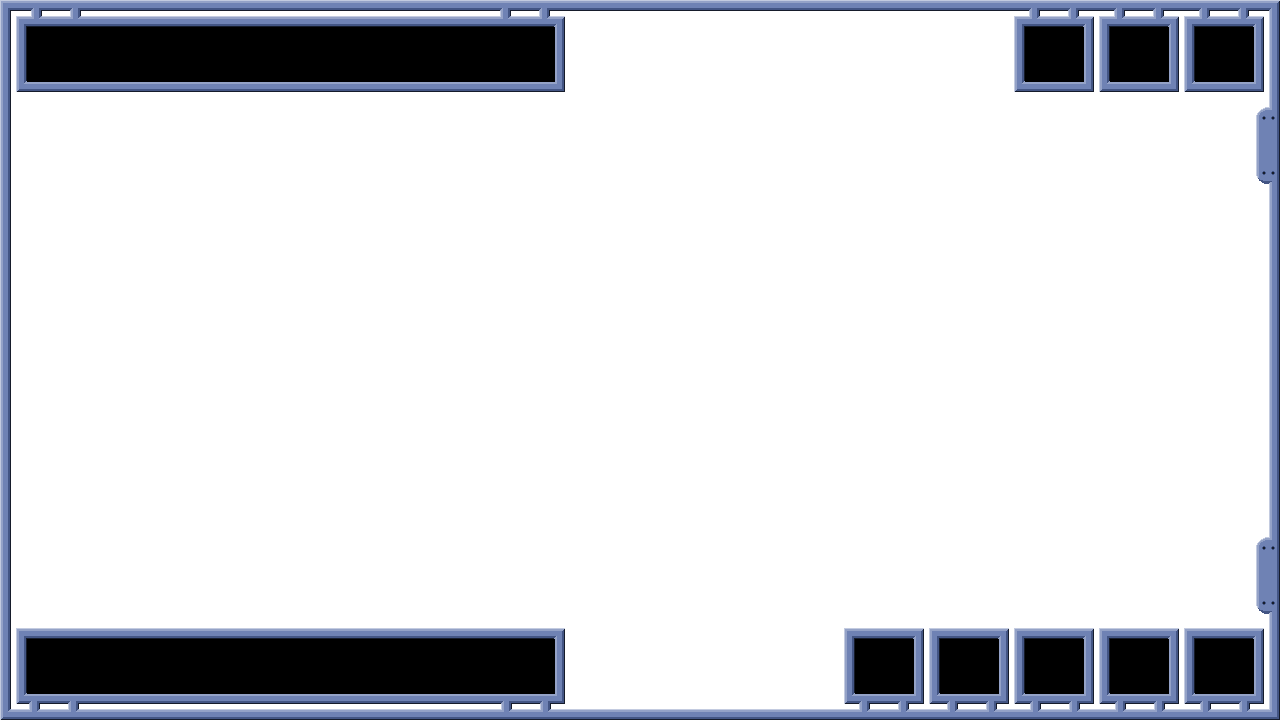
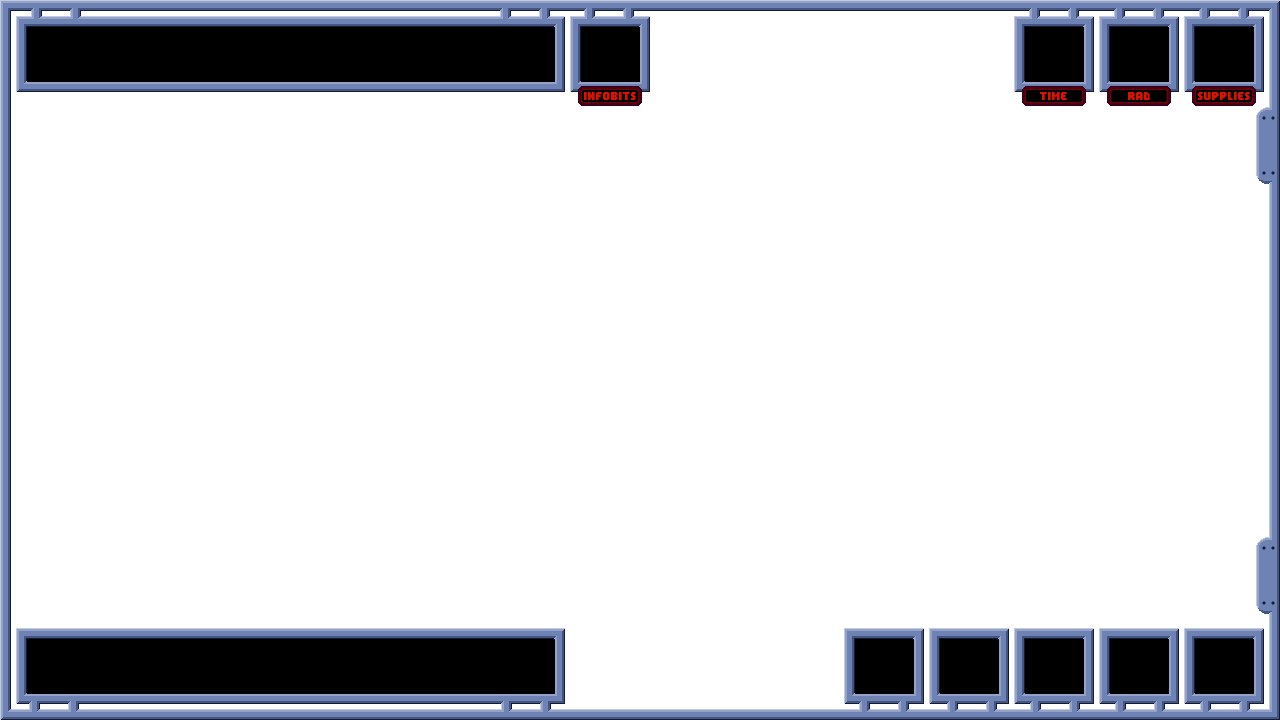
Two versions of the same layered image (1280 × 720). Layer-by-layer changes:
added layer "labels" above "decorations" over box(578, 86, 1256, 106)
painted on "handles" over box(579, 8, 638, 21)
painted on "interface" over box(570, 16, 650, 92)
